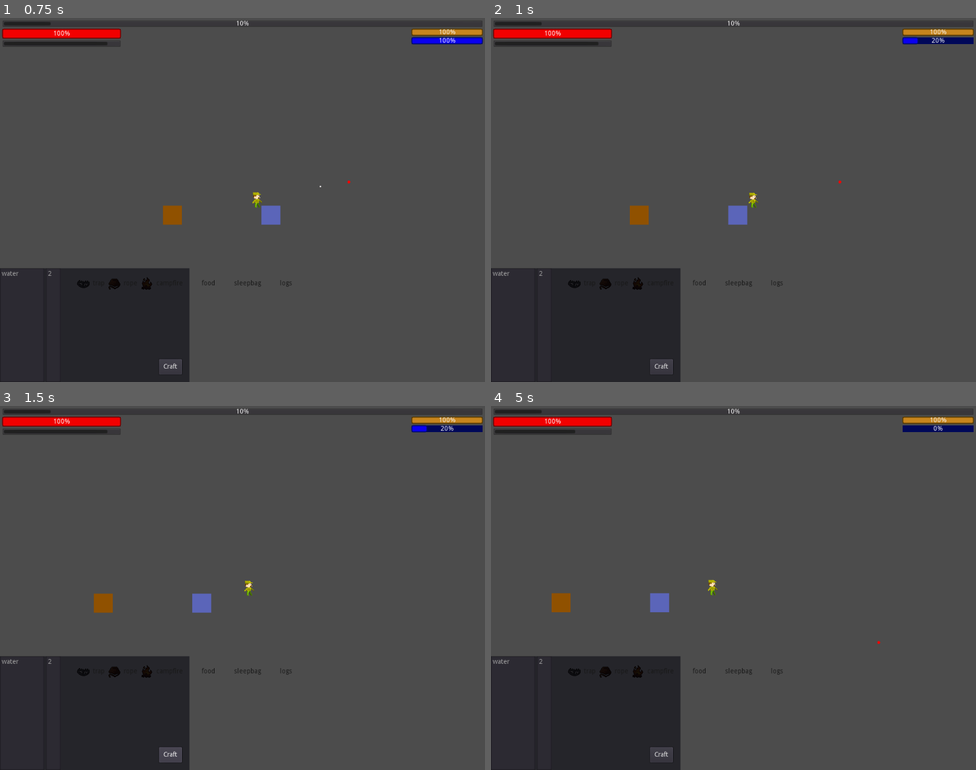
Above: before the commit, frames 1-4 (two rows, left to right).
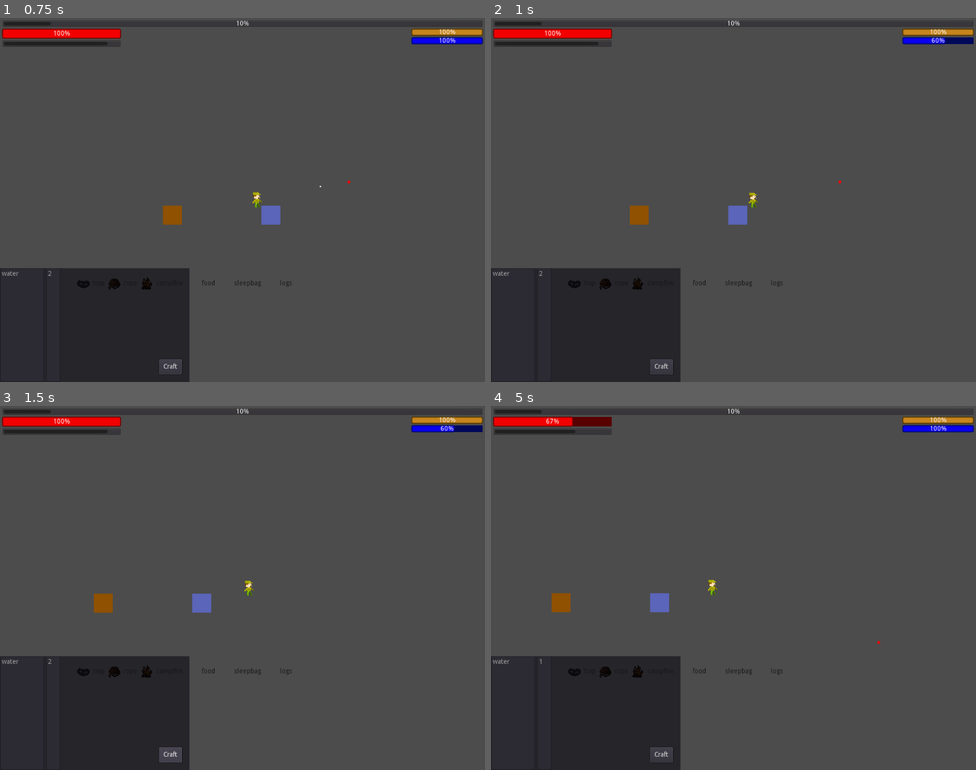
Above: after the commit, the same moments.

Repository: Intey/guerilla
Game: Godot game, scene res://test_scenes/test_player.tscn
The game is run twice, just before and just after one commit, with the same random seed, the same clock (stepped at 60 frames per second) and the same inputs. This scene is started directly instead of the project's main scene.
Inputs (mouse positions are in pixels of both pictures, inside the frame that each line leads up to):
- Up to frame 1 (0.75 s): tap Enter at 0.5 s; move the mouse to (349, 181) at 0.52 s; hold Right (ui_right) from 0.53 s (still down); tap C (toggle_craft) at 0.6 s; click (349, 181) at 0.67 s
- Up to frame 2 (1 s): keep holding Right (ui_right); click (840, 181) at 0.77 s
- Up to frame 3 (1.5 s): release Right (ui_right) at 1.25 s; click "Craft" at 1.25 s
- Up to frame 4 (5 s): move the mouse to (583, 671) at 2.02 s; hold Down (ui_down) 2.03-2.78 s; tap C (toggle_craft) every 0.75 s from 2.1 to 4.35 s; click (583, 671) at 2.17 s; click (583, 671) at 2.27 s; move the mouse to (782, 507) at 2.77 s; hold Right (ui_right) 2.78-3.53 s; move the mouse to (612, 671) at 3.52 s; hold Up (ui_up) 3.53-4.28 s; click (612, 671) at 3.67 s; click (612, 671) at 3.77 s; move the mouse to (879, 642) at 4.27 s; hold Left (ui_left) from 4.28 s (still down); click (879, 642) at 4.52 s

Frame 1 is identical in both runs. In frame 2, 0.1% of the frame differs, in the area x 87-94%, y 5-8%; in frame 3, 0.1%; in frame 4, 0.6%, in the area x 9-100%, y 2-71%.

Commit message:
[fix]: healing on initialize starving and thirst

Diff:
--- a/Chars/Human.tscn
+++ b/Chars/Human.tscn
@@ -24,4 +24,5 @@
 shape = SubResource( 1 )
 
 [node name="AppeaseTimer" type="Timer" parent="." index="10"]
+autostart = true
 [connection signal="timeout" from="AppeaseTimer" to="." method="__on_check_appease"]
--- a/Chars/Pawn.gd
+++ b/Chars/Pawn.gd
@@ -55,19 +55,19 @@
 
 func __start_thirsting():
     print_debug("start thirsting")
-    $Health.change_per_tick += THIRST_HEALTH_DIFF
+    $Health.set_effect("THIRST", THIRST_HEALTH_DIFF)
 
 
 func __stop_thirsting():
     print_debug("stop thirsting")
-    $Health.change_per_tick -= THIRST_HEALTH_DIFF
+    $Health.erase_effect("THIRST")
 
 
 func __start_starving():
     print_debug("start starving")
-    $Health.change_per_tick += STARVATION_HEALTH_DIFF
+    $Health.set_effect("STARVE", STARVATION_HEALTH_DIFF)
 
 
 func __stop_starving():
     print_debug("stop starving")
-    $Health.change_per_tick -= STARVATION_HEALTH_DIFF
+    $Health.erase_effect("STARVE")
--- a/Utility/AutoValue.gd
+++ b/Utility/AutoValue.gd
@@ -2,9 +2,11 @@
 class_name AutoValue
 
 export var change_per_tick: float = 0.0
-export var tick_seconds: int = 100
-var delay_seconds: float = 0.0
-var time_collector: float = 0.0
+export var tick_seconds: float = 1.0
+var effects: Dictionary
+
+#optimization
+var summary_effect_change: float = 0.0
 
 enum State {
     BOTTOM,
@@ -20,29 +22,57 @@
 signal value_at_top()
 
 
-func set_delay(seconds: int):
-    print_debug("auto change delayer for ", self.name, " of ", self.change_per_tick, " on ", self.delay_seconds)
-    self.delay_seconds = seconds
+func set_delay(seconds: float):
+#    print_debug("delay autovalue ", self.name, " (", self.change_per_tick, ") on ", seconds)
+    $Timer.set_paused(true)
+    $DelayTimer.wait_time = seconds
+    $DelayTimer.start()
+
+
+func set_effect(name: String, value: float):
+    effects[name] = value
+    summary_effect_change = 0.0
+    for effect in effects:
+        summary_effect_change += effects[effect]
+
+
+func erase_effect(name: String):
+    if effects.has(name):
+        summary_effect_change -= effects[summary_effect_change]
+        effects.erase(name)
+
 
 func _init():
-    __sync_state(false)
+    __sync_state(false) # initialize state
 
 
-func _process(delta):
-    if delay_seconds > 0:
-#        print_debug("rest dalay ", self.delay_seconds)
-        delay_seconds -= delta
-        return
-    else:
-        delay_seconds = 0
+func _ready():
+    $Timer.wait_time = tick_seconds
+    $Timer.set_paused(false)
+    $Timer.one_shot = false
+    $Timer.start()
 
-    time_collector += delta
-    if time_collector < tick_seconds:
-        return
-#    print_debug("process autovalue ", self.name, " : ", change_per_tick)
-    time_collector = 0.0
-    .change(change_per_tick)
+
+func _on_Timer_timeout():
+    var summary := 0.0
+    for effect in effects:
+        summary += effects[effect]
+    assert (summary == summary_effect_change, "got you, bitch! Guards!")
+#    print_debug(
+#        "Autovalue(",
+#        self.name,
+#        ") Timer run decrement autovalue with effects: ",
+#        effects.keys(),
+#        "with summary effect:",
+#        summary_effect_change
+#    )
+    .change(change_per_tick + summary_effect_change)
     __sync_state()
+
+
+func _on_DelayTimer_timeout():
+#    print_debug("delay finished")
+    $Timer.set_paused(false)
 
 
 func __sync_state(with_emit: bool = true):
--- a/Utility/AutoValue.tscn
+++ b/Utility/AutoValue.tscn
@@ -4,3 +4,11 @@
 
 [node name="AutoValue" type="Node2D"]
 script = ExtResource( 1 )
+
+[node name="Timer" type="Timer" parent="."]
+autostart = true
+
+[node name="DelayTimer" type="Timer" parent="."]
+one_shot = true
+[connection signal="timeout" from="Timer" to="." method="_on_Timer_timeout"]
+[connection signal="timeout" from="DelayTimer" to="." method="_on_DelayTimer_timeout"]
--- a/test_scenes/test_player.gd
+++ b/test_scenes/test_player.gd
@@ -3,12 +3,12 @@
 func _ready():
     $HUD.join($Player)
     $Player/Thirst.tick_seconds = 1
-    $Player/Thirst.change_per_tick = -80
+    $Player/Thirst.change_per_tick = -40
     $Player.THIRST_HEALTH_DIFF = -11
 
 
 
-    $Player/Starving.tick_seconds = 300
+    $Player/Starving.set_delay(100)
     $Player/Starving.change_per_tick = 0
     $Player.STARVATION_HEALTH_DIFF = -40
 
--- a/test_scenes/test_player.tscn
+++ b/test_scenes/test_player.tscn
@@ -17,7 +17,6 @@
 THIRST_HEALTH_DIFF = -5.0
 STARVATION_HEALTH_DIFF = -5.0
 shoot_rate = 0.1
-debug = true
 
 [node name="SleepBag" parent="." instance=ExtResource( 2 )]
 position = Vector2( 80, 32 )
@@ -34,5 +33,3 @@
 [node name="HUD" parent="." instance=ExtResource( 5 )]
 
 [node name="GlobalTime" parent="." instance=ExtResource( 6 )]
-
-[editable path="Player"]
